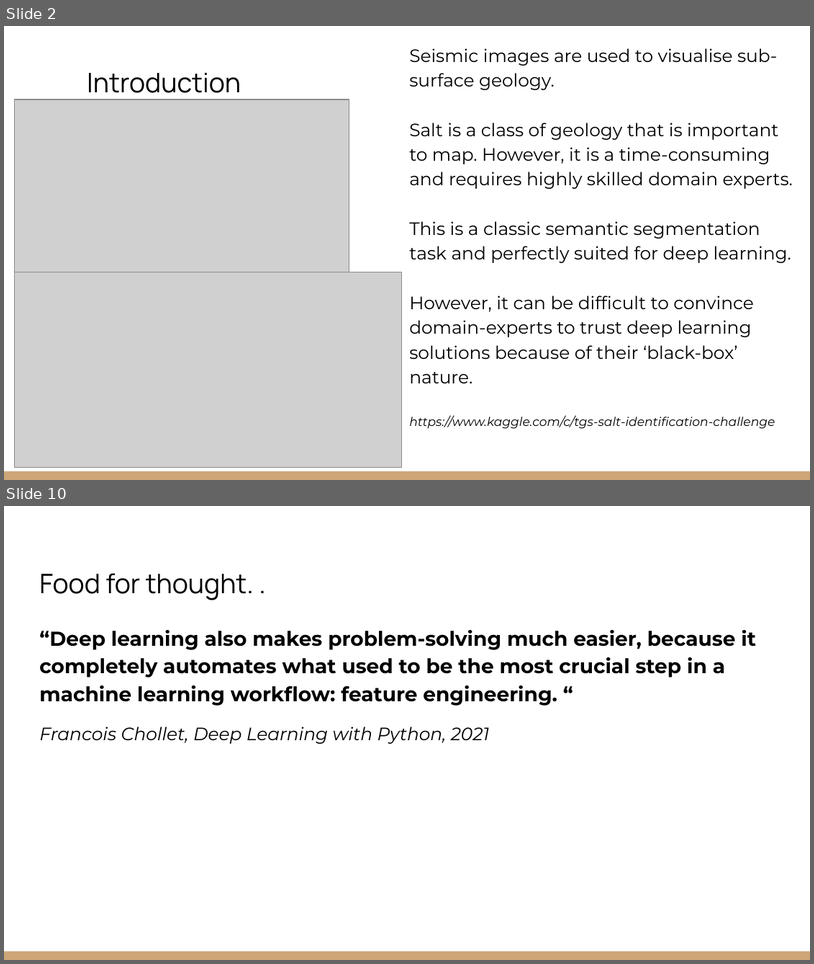
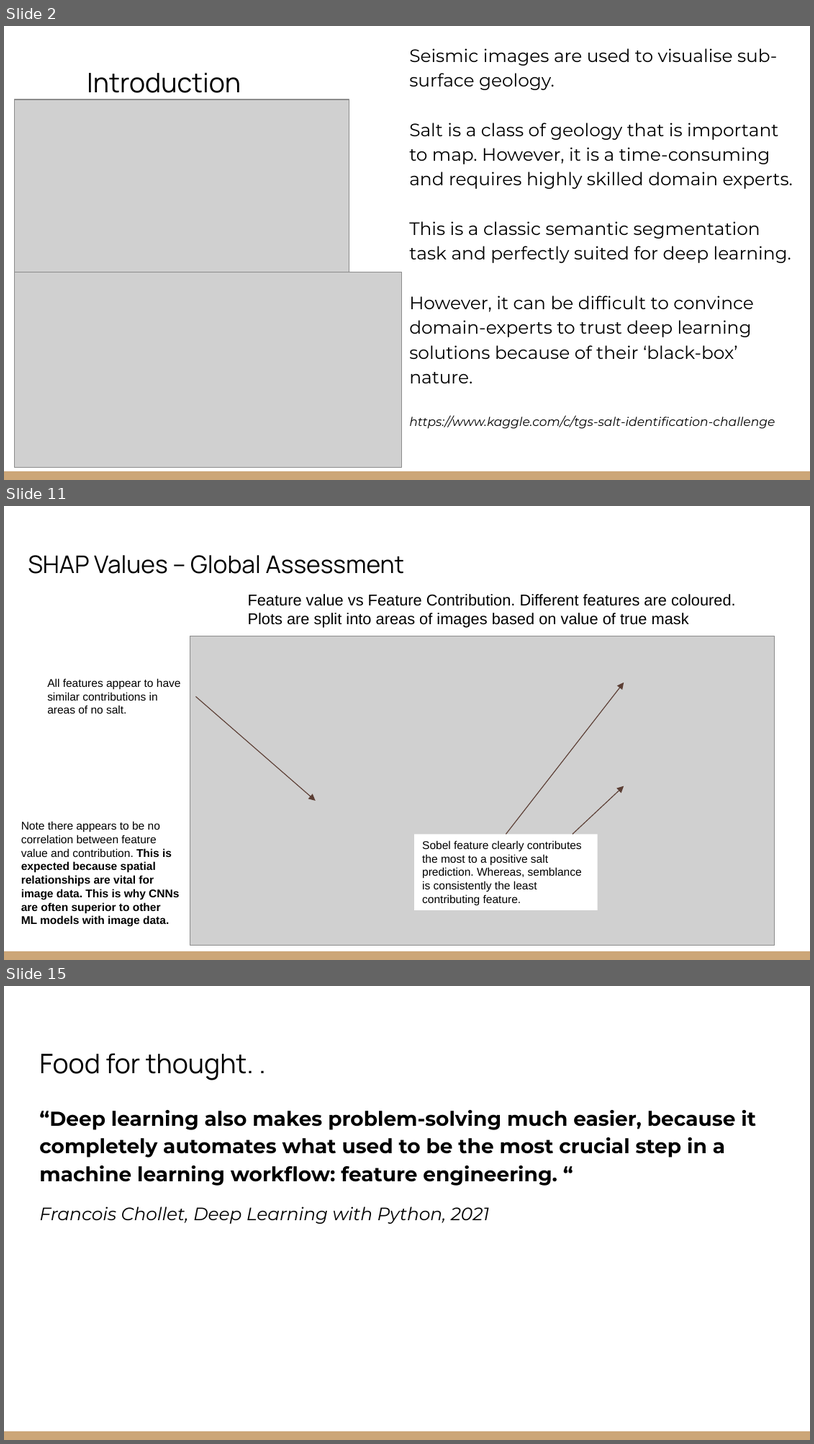
Before and after one commit to EdwinB12/Explainable-Christmas, a slide deck: Presentations/EAGE_Hackathon_2022_Explainable_Christmas.pptx. Shown one above the other, each under a label of ours: slides 2 and 10 before the commit, slides 2, 11 and 15 after it; the slides between them are not shown. The pictures are 814x964 and 814x1444 pixels, drawn with LibreOffice and Linux fonts; fonts in the diff are those of the drawing; grey boxes stand for pictures. Boxes give left, top, right and bottom in pixels: in the first picture for what was removed or moved away, otherwise in the second. Text is boxed around its words. In the diff, an @@ line names an element or a change of style, - is before the commit and + after.

```diff
--- a/Presentations/EAGE_Hackathon_2022_Explainable_Christmas.pptx
+++ b/Presentations/EAGE_Hackathon_2022_Explainable_Christmas.pptx
@@ slide 11 added at box(4, 506, 810, 960), background #FFFFFF; not listed: 1 template element that a slide beside it also shows @@
@@ title added at box(28, 555, 404, 574), 21.6 pt, text #000000 @@
+SHAP Values – Global Assessment
@@ text added at box(248, 594, 736, 628), 14 pt, text #000000 @@
+Feature value vs Feature Contribution. Different features are coloured. Plots are split into areas of images based on value of true mask
@@ picture added at box(190, 636, 775, 944) @@
@@ text added at box(47, 678, 181, 713), 10 pt, text #000000 @@
+All features appear to have similar contributions in areas of no salt.
@@ arrow added from (196, 696) to (315, 800), #5C3E35 0.75 pt @@
@@ arrow added from (507, 834) to (624, 682), #5C3E35 0.75 pt @@
@@ arrow added from (573, 834) to (624, 786), #5C3E35 0.75 pt @@
@@ text added at box(21, 821, 179, 926), 10 pt, text #000000, bold @@
+Note there appears to be no correlation between feature value and contribution. This is expected because spatial relationships are vital for image data. This is why CNNs are often superior to other ML models with image data.
@@ rectangle added at box(414, 834, 597, 910), fill #FFFFFF, 10 pt, text #000000 @@
+Sobel feature clearly contributes the most to a positive salt prediction. Whereas, semblance is consistently the least contributing feature.
@@ what was slide 10 is now slide 15 @@
```
Also in this commit, not shown: 5 slides changed, 6 other slides added, 11 slides removed, 3 other files.
